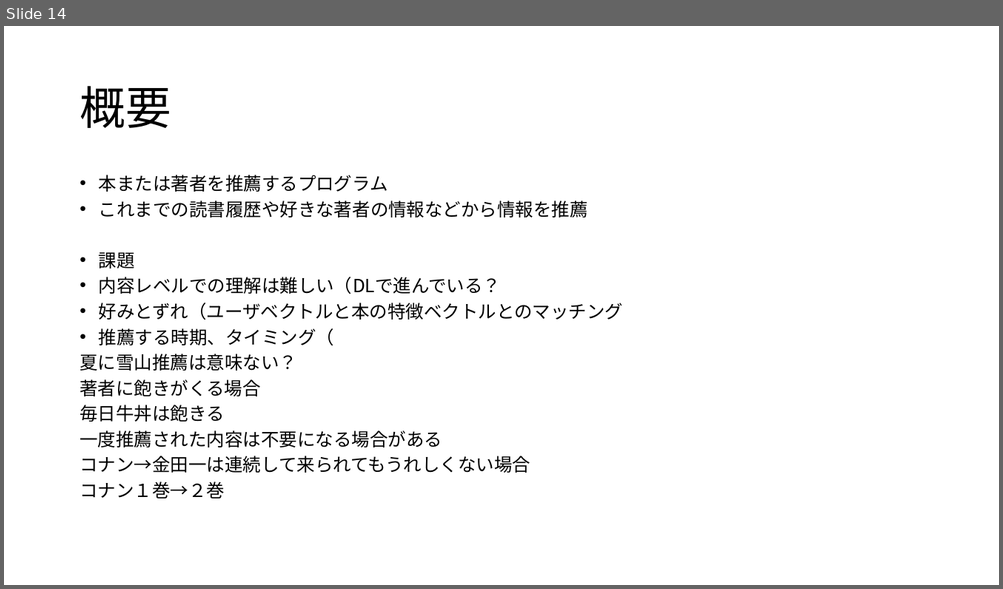
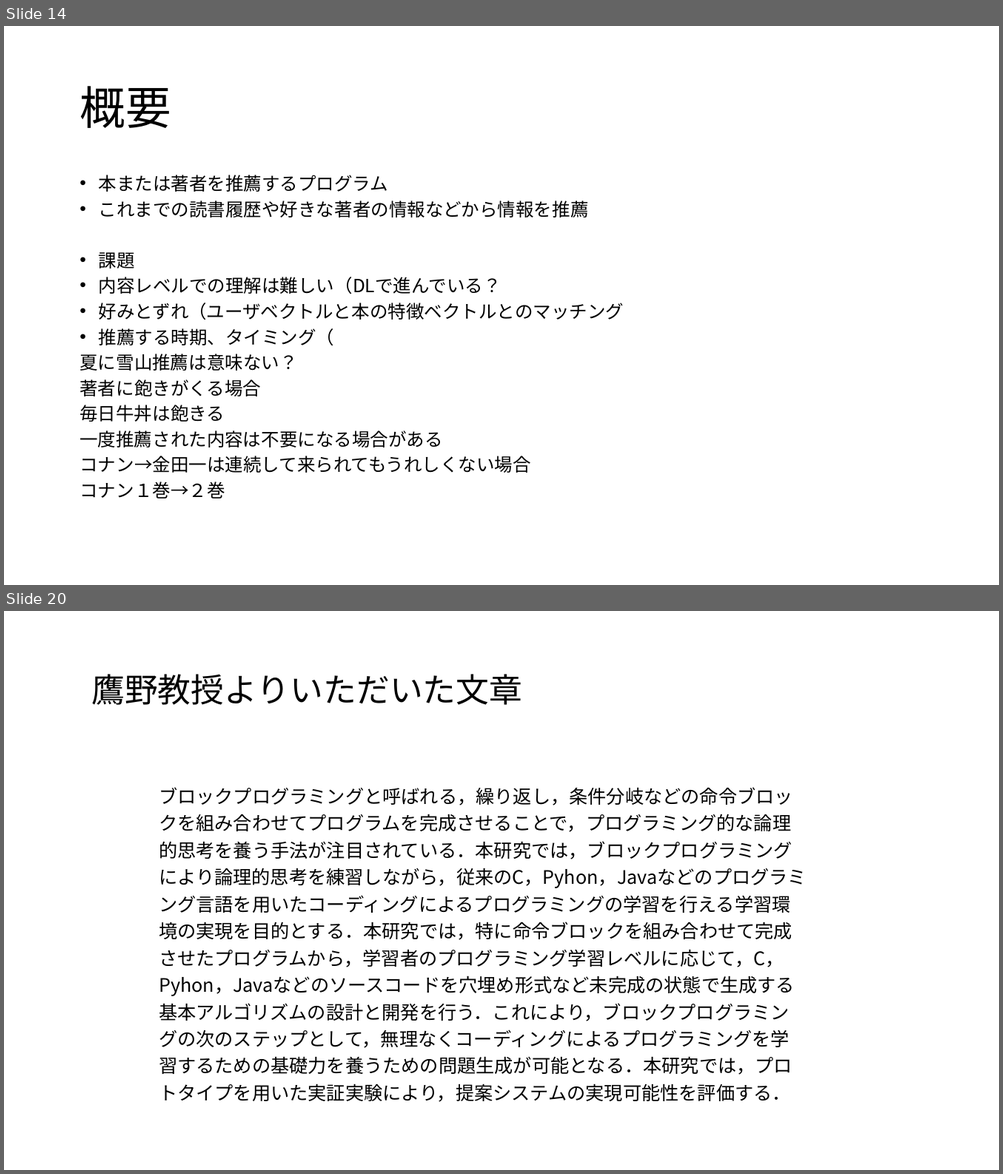
Before and after one commit to kait-takanolab/1821121-shimaoka-thesis, a slide deck: 1821121_shimaoka_sotsuken.pptx. Shown one above the other, each under a label of ours: slide 14 before the commit, slides 14 and 20 after it; the slides between them are not shown. The pictures are 1003x589 and 1003x1174 pixels, drawn with LibreOffice and Linux fonts; fonts in the diff are those of the drawing. Boxes give left, top, right and bottom in pixels: in the first picture for what was removed or moved away, otherwise in the second. Text is boxed around its words. In the diff, an @@ line names an element or a change of style, - is before the commit and + after.

Commit message:
Update 1821121_shimaoka_sotsuken.pptx
卒業研究タイトル案と関連研究について

```diff
--- a/1821121_shimaoka_sotsuken.pptx
+++ b/1821121_shimaoka_sotsuken.pptx
@@ slide 20 added at (4,611,999,1170), background #FFFFFF @@
@@ text added at (91,674,522,705), 32 pt, text #000000 @@
+鷹野教授よりいただいた文章
@@ table added at (151,778,814,1105), 1 rows, 1 columns @@
+ブロックプログラミングと呼ばれる，繰り返し，条件分岐などの命令ブロックを組み合わせてプログラムを完成させることで，プログラミング的な論理的思考を養う手法が注目されている．本研究では，ブロックプログラミングにより論理的思考を練習しながら，従来のC，Pyhon，Javaなどのプログラミング言語を用いたコーディングによるプログラミングの学習を行える学習環境の実現を目的とする．本研究では，特に命令ブロックを組み合わせて完成させたプログラムから，学習者のプログラミング学習レベルに応じて，C，Pyhon，Javaなどのソースコードを穴埋め形式など未完成の状態で生成する基本アルゴリズムの設計と開発を行う．これにより，ブロックプログラミングの次のステップとして，無理なくコーディングによるプログラミングを学習するための基礎力を養うための問題生成が可能となる．本研究では，プロトタイプを用いた実証実験により，提案システムの実現可能性を評価する．
```
Also in this commit, not shown: 6 other slides added.
